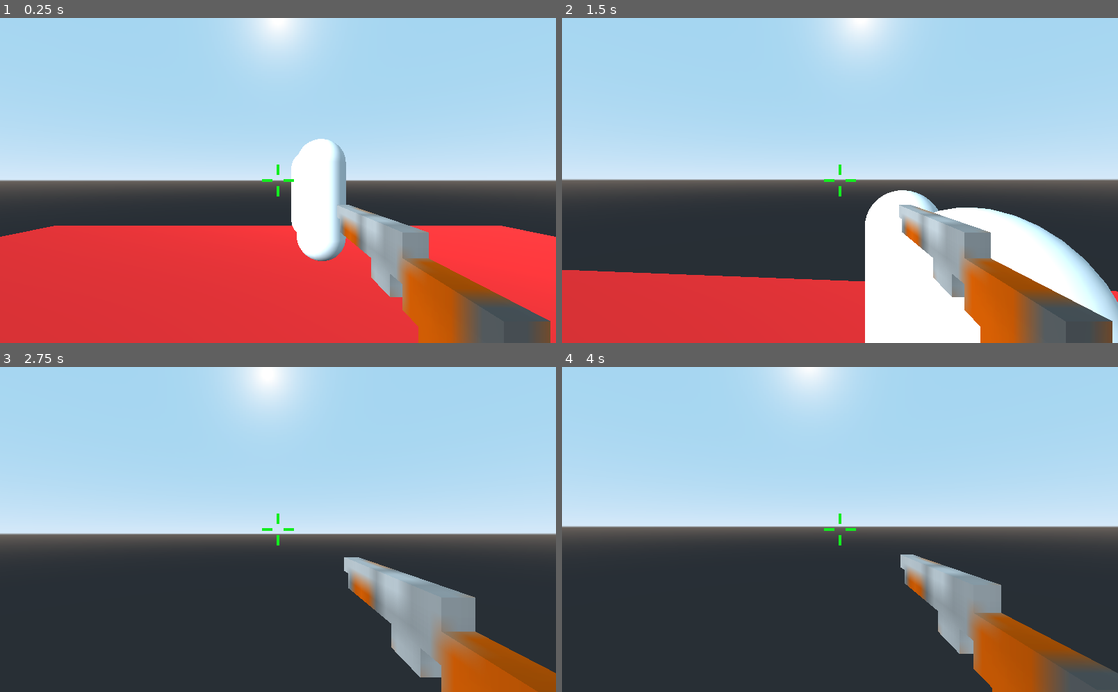
Above: before the commit, frames 1-4 (two rows, left to right).
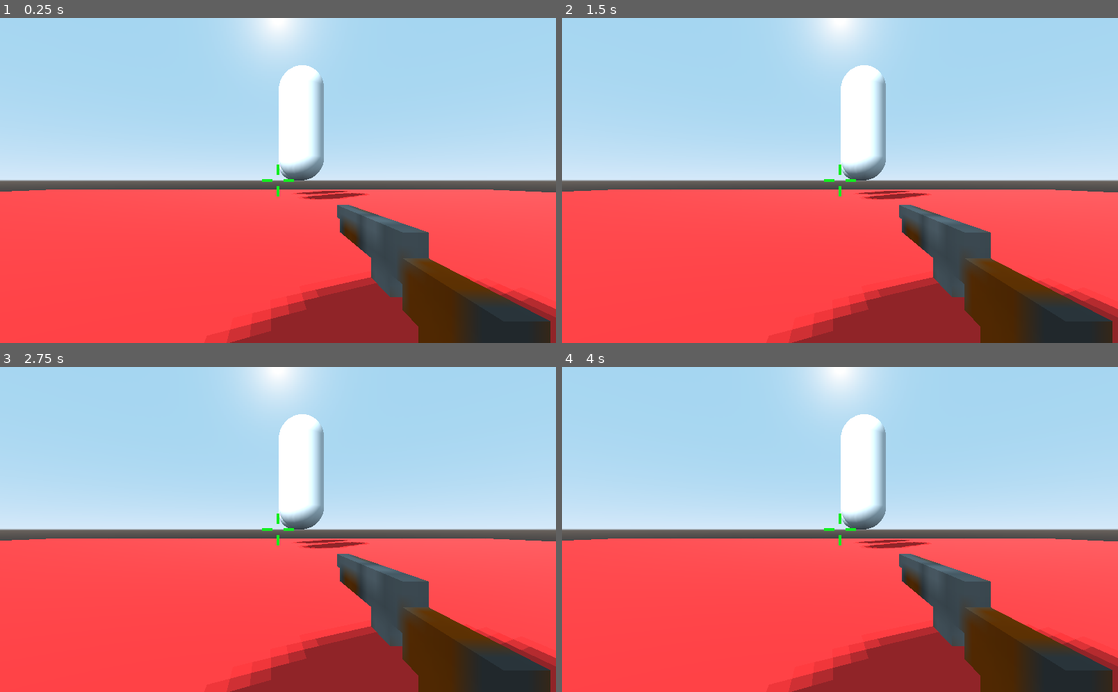
Above: after the commit, the same moments.

Repository: Joakimt04/Mannen-Offensive
Game: Godot game, scene res://Scenes/other/World.tscn
The game is run twice, just before and just after one commit, with the same random seed, the same clock (stepped at 60 frames per second) and the same inputs. Before the commit the project starts from res://Scenes/World.tscn.
Inputs (mouse positions are in pixels of both pictures, inside the frame that each line leads up to):
- Up to frame 1 (0.25 s): no input
- Up to frame 2 (1.5 s): tap Enter at 0.5 s; move the mouse to (867, 180) at 0.52 s; press the mouse at (867, 180) at 0.53 s; hold W (move_forward) from 0.53 s (still down); tap Space (jump) at 0.77, 0.8, 1.07, 1.35 s; move the mouse to (812, 180) at 1.27 s; release the mouse at (812, 180) at 1.28 s
- Up to frame 3 (2.75 s): keep holding W (move_forward); tap Space (jump) at 1.52, 1.82, 2.3 s; click (250, 529) at 1.55 s; move the mouse to (289, 523) at 2.02 s; press the mouse at (289, 523) at 2.03 s
- Up to frame 4 (4 s): keep holding W (move_forward); tap Space (jump) at 2.75, 3.02, 3.32, 3.6, 3.77 s; move the mouse to (834, 536) at 2.77 s; release the mouse at (834, 536) at 2.78 s; click (834, 536) at 2.85 s; tap Enter at 3.5 s; move the mouse to (878, 532) at 3.52 s

The runs differ from the first frame. In frame 1, 41% of the frame differs, in the area x 0-100%, y 14-100%; in frame 2, 50%; in frame 3, 51%; in frame 4, 52%, in the area x 0-100%, y 0-100%.

Commit message:
multiplayer test

Diff:
--- /dev/null
+++ b/Scenes/Testing/NetworkSetup.gd
@@ -0,0 +1,26 @@
+extends Control
+
+func _ready():
+	GlobalSettings.connect("toggle_network_setup", self, "_toggle_network_setup")
+
+func _on_IpAdress_text_changed(new_text):
+	Network.ip_adress = new_text
+
+
+func _on_Host_pressed():
+	Network.create_server()
+	hide()
+
+	#creates player instance for host, do not use when creating dedicated server in future
+	GlobalSettings.emit_signal("instance_player", get_tree().get_network_unique_id())
+
+
+func _on_Join_pressed():
+	Network.Join_server()
+	hide()
+
+	#creates player instance for joining player
+	GlobalSettings.emit_signal("instance_player", get_tree().get_network_unique_id())
+
+func _toggle_network_setup(visible_toggle):
+	visible = visible_toggle
--- /dev/null
+++ b/Scenes/Testing/map.gd
@@ -0,0 +1,31 @@
+extends Spatial
+
+var player = preload("res://prefabs/Player.tscn")
+
+func _ready():
+	get_tree().connect("network_peer_connected", self, "_player_connected")
+	get_tree().connect("network_peer_disconnected", self, "_player_disconnected")
+
+	GlobalSettings.connect("instance_player", self, "_instance_player")
+
+	if get_tree().network_peer != null:
+		GlobalSettings.emit_signal("toggle_network_setup", false)
+
+func _instance_player(id):
+	var player_instance = player.instance()
+	player_instance.set_network_master(id)
+	player_instance.name = str(id)
+
+	add_child(player_instance)
+	player_instance.global_transform.origin = Vector3(0, 15, 0)
+
+func _player_connected(id):
+	print("Player " + str(id) + " has connected")
+
+	_instance_player(id)
+
+func _player_disconnected(id):
+	print("Player " + str(id) + " has disconnected")
+
+	if has_node(str(id)):
+		get_node(str(id)).queue_free()
--- /dev/null
+++ b/Scenes/Testing/networkingtest.tscn
@@ -0,0 +1,81 @@
+[gd_scene load_steps=7 format=2]
+
+[ext_resource path="res://Scenes/Testing/map.gd" type="Script" id=1]
+[ext_resource path="res://prefabs/Enemy.tscn" type="PackedScene" id=2]
+[ext_resource path="res://Scenes/Testing/NetworkSetup.gd" type="Script" id=3]
+
+[sub_resource type="CubeMesh" id=1]
+
+[sub_resource type="SpatialMaterial" id=2]
+albedo_color = Color( 0.886275, 0.160784, 0.160784, 1 )
+
+[sub_resource type="ConcavePolygonShape" id=3]
+data = PoolVector3Array( -1, 1, 1, 1, 1, 1, -1, -1, 1, 1, 1, 1, 1, -1, 1, -1, -1, 1, 1, 1, -1, -1, 1, -1, 1, -1, -1, -1, 1, -1, -1, -1, -1, 1, -1, -1, 1, 1, 1, 1, 1, -1, 1, -1, 1, 1, 1, -1, 1, -1, -1, 1, -1, 1, -1, 1, -1, -1, 1, 1, -1, -1, -1, -1, 1, 1, -1, -1, 1, -1, -1, -1, 1, 1, 1, -1, 1, 1, 1, 1, -1, -1, 1, 1, -1, 1, -1, 1, 1, -1, -1, -1, 1, 1, -1, 1, -1, -1, -1, 1, -1, 1, 1, -1, -1, -1, -1, -1 )
+
+[node name="Map" type="Spatial"]
+script = ExtResource( 1 )
+
+[node name="NetworkSetup" type="Control" parent="."]
+anchor_left = 0.5
+anchor_top = 0.5
+anchor_right = 0.5
+anchor_bottom = 0.5
+margin_left = -514.0
+margin_top = -245.0
+margin_right = 514.0
+margin_bottom = 245.0
+script = ExtResource( 3 )
+
+[node name="VBoxContainer" type="VBoxContainer" parent="NetworkSetup"]
+anchor_left = 0.5
+anchor_top = 0.5
+anchor_right = 0.5
+anchor_bottom = 0.5
+margin_left = -180.0
+margin_top = -76.0
+margin_right = 180.0
+margin_bottom = 76.0
+
+[node name="IpAdress" type="LineEdit" parent="NetworkSetup/VBoxContainer"]
+margin_right = 360.0
+margin_bottom = 24.0
+align = 1
+placeholder_text = "IP Adress"
+
+[node name="Host" type="Button" parent="NetworkSetup/VBoxContainer"]
+margin_top = 28.0
+margin_right = 360.0
+margin_bottom = 88.0
+rect_min_size = Vector2( 0, 60 )
+text = "Host"
+
+[node name="Join" type="Button" parent="NetworkSetup/VBoxContainer"]
+margin_top = 92.0
+margin_right = 360.0
+margin_bottom = 152.0
+rect_min_size = Vector2( 0, 60 )
+text = "Join"
+
+[node name="DirectionalLight" type="DirectionalLight" parent="."]
+transform = Transform( -0.505278, 0.811459, -0.293648, 0.0566778, 0.370752, 0.927001, 0.861094, 0.45175, -0.233325, -6.01714, 5.38947, 6.84945 )
+shadow_enabled = true
+
+[node name="world" type="MeshInstance" parent="."]
+transform = Transform( -20, 0, 0, 0, -0.565, 0, 0, 0, -21.302, 0, 0, 0 )
+mesh = SubResource( 1 )
+material/0 = SubResource( 2 )
+
+[node name="StaticBody" type="StaticBody" parent="world"]
+
+[node name="CollisionShape" type="CollisionShape" parent="world/StaticBody"]
+shape = SubResource( 3 )
+
+[node name="Enemy" parent="." instance=ExtResource( 2 )]
+transform = Transform( 1, 0, 0, 0, 1, 0, 0, 0, 1, 1.77322, 3.81074, -9.63128 )
+
+[node name="Enemy2" parent="." instance=ExtResource( 2 )]
+transform = Transform( 1, 0, 0, 0, 1, 0, 0, 0, 1, 1.77322, 3.81074, -13.4721 )
+
+[connection signal="text_changed" from="NetworkSetup/VBoxContainer/IpAdress" to="NetworkSetup" method="_on_IpAdress_text_changed"]
+[connection signal="pressed" from="NetworkSetup/VBoxContainer/Host" to="NetworkSetup" method="_on_Host_pressed"]
+[connection signal="pressed" from="NetworkSetup/VBoxContainer/Join" to="NetworkSetup" method="_on_Join_pressed"]
--- a/Scenes/BulletDecal.tscn
+++ b/Scenes/other/BulletDecal.tscn
@@ -1,6 +1,6 @@
 [gd_scene load_steps=4 format=2]
 
-[ext_resource path="res://Scripts/BulletDecal.gd" type="Script" id=1]
+[ext_resource path="res://Scripts/Player/BulletDecal.gd" type="Script" id=1]
 
 [sub_resource type="QuadMesh" id=1]
 
--- a/Scenes/World.tscn
+++ b/Scenes/other/World.tscn
@@ -1,7 +1,7 @@
 [gd_scene load_steps=6 format=2]
 
-[ext_resource path="res://Scenes/Player.tscn" type="PackedScene" id=1]
-[ext_resource path="res://Scenes/Enemy.tscn" type="PackedScene" id=2]
+[ext_resource path="res://prefabs/Player.tscn" type="PackedScene" id=1]
+[ext_resource path="res://prefabs/Enemy.tscn" type="PackedScene" id=2]
 
 [sub_resource type="CubeMesh" id=1]
 
@@ -14,7 +14,8 @@
 [node name="World" type="Spatial"]
 
 [node name="DirectionalLight" type="DirectionalLight" parent="."]
-transform = Transform( 0.55262, 0.319705, -0.769675, -0.154372, 0.946784, 0.282434, 0.819012, -0.0372624, 0.572566, -6.01714, 5.38947, 6.84945 )
+transform = Transform( 0.365974, 0.802473, -0.471274, -0.441908, 0.595524, 0.670872, 0.819012, -0.0372624, 0.572565, -6.01714, 9.34472, 7.2345 )
+shadow_enabled = true
 
 [node name="MeshInstance" type="MeshInstance" parent="."]
 transform = Transform( 20.4678, 0, 0, 0, -0.564829, 0, 0, 0, 21.3022, 0, -0.116587, 0 )
--- a/Scripts/GlobalSettings.gd
+++ b/Scripts/GlobalSettings.gd
@@ -3,3 +3,13 @@
 var mouse_sensitivity = 0.1
 var music_enabled : bool
 var music_volume : float
+
+#networking
+signal instance_player(id)
+signal toggle_network_setup(toggle)
+
+#quits game when esc is pressed
+func _input(event):
+	if event is InputEventKey:
+		if event.scancode == KEY_ESCAPE:
+			get_tree().quit()
--- /dev/null
+++ b/Scripts/Networking/network.gd
@@ -0,0 +1,50 @@
+extends Node
+
+const DEFAULT_PORT = 42025
+const MAX_CLIENTS = 12
+
+var server = null
+var client = null
+
+var ip_adress = "127.0.0.1"
+
+func _ready():
+	get_tree().connect("connected_to_server", self, "_connected_to_server")
+	get_tree().connect("server_disconnected", self, "_server_disconnected")
+	get_tree().connect("connection_failed", self, "_connection_failed")
+	get_tree().connect("network_peer_connected", self, "_player_connected")
+
+func create_server():
+	print("Creating server")
+
+	server = NetworkedMultiplayerENet.new()
+	server.create_server(DEFAULT_PORT, MAX_CLIENTS)
+	get_tree().set_network_peer(server)
+
+func Join_server():
+	print("Joining Server")
+
+	client = NetworkedMultiplayerENet.new()
+	client.create_client(ip_adress, DEFAULT_PORT)
+	get_tree().set_network_peer(client)
+
+func _connected_to_server():
+	print("Sucessfully connected to the server")
+
+func _server_disconnected():
+	print("Disconnected from the server")
+
+	reset_network_connection()
+
+func _connection_failed():
+	print("Connecting to server failed")
+
+	reset_network_connection()
+
+func _player_connected(id):
+	print("Player connected " + str(id))
+
+func reset_network_connection():
+	#makes sure we have a network peer before we reset connection
+	if get_tree().has_network_peer():
+		get_tree().network_peer = null
--- a/Scripts/Player.gd
+++ /dev/null
@@ -1,89 +0,0 @@
-extends KinematicBody
-
-var damage = 10
-
-var speed = 10
-var h_acceleration = 6
-var air_acceleration = 1
-var normal_acceleration = 6
-var gravity = 20
-var jump = 10
-var full_contact = false
-
-var mouse_sensitivity = 0.1
-
-var direction = Vector3()
-var h_velocity = Vector3()
-var movement = Vector3()
-var gravity_vec = Vector3()
-
-onready var head = $Head
-onready var ground_check = $GroundCheck
-onready var anim_player = $AnimationPlayer
-onready var camera = $Head/Camera
-onready var raycast = $Head/Camera/RayCast
-
-func _ready():
-	Input.set_mouse_mode(Input.MOUSE_MODE_CAPTURED)
-
-
-func _input(event):
-	if event is InputEventMouseMotion:
-		rotate_y(deg2rad(-event.relative.x * mouse_sensitivity)) #Tar det musen har rört på sig uppåt och multiplicerar med sensitivityn
-		head.rotate_x(deg2rad(-event.relative.y * mouse_sensitivity))
-		head.rotation.x = clamp(head.rotation.x, deg2rad(-89), deg2rad (89)) #Gör så att man inte kan kolla ett helt varv runt
-
-func fire():
-	if Input.is_action_pressed("fire"):
-		if not anim_player.is_playing():
-			if raycast.is_colliding(): #Kollar om personen kollar på något
-				var target = raycast.get_collider()
-				if target.is_in_group("Enemy"): #Kollar om man kollar på en fiende
-					target.health -= damage
-		anim_player.play("AssaultFire")
-	else:
-		anim_player.stop()
-
-func _physics_process(delta):
-
-	fire()
-
-	if Input.is_action_just_pressed("ui_cancel"): #Ifall man klickar esc så syns musen igen
-		Input.set_mouse_mode(Input.MOUSE_MODE_VISIBLE)
-
-	direction = Vector3()
-
-	if ground_check.is_colliding():
-		full_contact = true
-	else:
-		full_contact = false
-
-	if not is_on_floor():
-		gravity_vec += Vector3.DOWN * gravity * delta
-		h_acceleration = air_acceleration
-	elif is_on_floor() and full_contact:
-		gravity_vec = -get_floor_normal() * gravity
-		h_acceleration = normal_acceleration
-	else:
-		gravity_vec = -get_floor_normal()
-		h_acceleration = normal_acceleration
-
-	if Input.is_action_just_pressed("jump") and (is_on_floor() or ground_check.is_colliding()):
-		gravity_vec = Vector3.UP * jump
-
-	if Input.is_action_pressed("move_forward"):
-		direction -= transform.basis.z
-	elif Input.is_action_pressed("move_backward"):
-		direction += transform.basis.z
-	if Input.is_action_pressed("move_left"):
-		direction -= transform.basis.x
-	elif Input.is_action_pressed("move_right"):
-		direction += transform.basis.x
-
-	direction = direction.normalized()
-	h_velocity = h_velocity.linear_interpolate(direction * speed, h_acceleration * delta)
-	movement.z = h_velocity.z + gravity_vec.z
-	movement.x = h_velocity.x + gravity_vec.x
-	movement.y = gravity_vec.y
-
-	move_and_slide(movement,  Vector3.UP)
--- /dev/null
+++ b/Scripts/Player/Player.gd
@@ -0,0 +1,123 @@
+extends KinematicBody
+
+var damage = 10
+
+var speed = 10
+var h_acceleration = 6
+var air_acceleration = 1
+var normal_acceleration = 6
+var gravity = 20
+var jump = 10
+var full_contact = false
+
+var mouse_sensitivity = 0.1
+
+var direction = Vector3()
+var h_velocity = Vector3()
+var movement = Vector3()
+var gravity_vec = Vector3()
+
+var puppet_position = Vector3()
+var puppet_velocity = Vector3()
+var puppet_rotation = Vector2()
+
+onready var head = $Head
+onready var ground_check = $GroundCheck
+onready var anim_player = $AnimationPlayer
+onready var camera = $Head/Camera
+onready var raycast = $Head/Camera/RayCast
+onready var network_tick_rate = $NetworkTickRate
+onready var movementTween = $MovementTween
+
+func _ready():
+	Input.set_mouse_mode(Input.MOUSE_MODE_CAPTURED)
+
+	#networking
+	camera.current = is_network_master()
+
+
+func _input(event):
+	if is_network_master(): #Checks for local client
+		if event is InputEventMouseMotion:
+			rotate_y(deg2rad(-event.relative.x * mouse_sensitivity)) #Tar det musen har rört på sig uppåt och multiplicerar med sensitivityn
+			head.rotate_x(deg2rad(-event.relative.y * mouse_sensitivity))
+			head.rotation.x = clamp(head.rotation.x, deg2rad(-89), deg2rad (89)) #Gör så att man inte kan kolla ett helt varv runt
+func fire():
+	#Local client is already checked in physics process
+		if Input.is_action_pressed("fire"):
+			if not anim_player.is_playing():
+				if raycast.is_colliding(): #Kollar om personen kollar på något
+					var target = raycast.get_collider()
+					if target.is_in_group("Enemy"): #Kollar om man kollar på en fiende
+						target.health -= damage
+			anim_player.play("AssaultFire")
+		else:
+			anim_player.stop()
+
+func _physics_process(delta):
+	#Gravirt should be applied to all things, no matter if you controll it or not
+	if not is_on_floor():
+		gravity_vec += Vector3.DOWN * gravity * delta
+		h_acceleration = air_acceleration
+
+	if is_network_master():
+		fire()
+		if Input.is_action_just_pressed("ui_cancel"): #Ifall man klickar esc så syns musen igen
+			Input.set_mouse_mode(Input.MOUSE_MODE_VISIBLE)
+		direction = Vector3()
+		if ground_check.is_colliding():
+			full_contact = true
+		else:
+			full_contact = false
+		if is_on_floor() and full_contact:
+			gravity_vec = -get_floor_normal() * gravity
+			h_acceleration = normal_acceleration
+		else:
+			gravity_vec = -get_floor_normal()
+			h_acceleration = normal_acceleration
+
+		if Input.is_action_just_pressed("jump") and (is_on_floor() or ground_check.is_colliding()):
+			gravity_vec = Vector3.UP * jump
+		if Input.is_action_pressed("move_forward"):
+			direction -= transform.basis.z
+		elif Input.is_action_pressed("move_backward"):
+			direction += transform.basis.z
+		if Input.is_action_pressed("move_left"):
+			direction -= transform.basis.x
+		elif Input.is_action_pressed("move_right"):
+			direction += transform.basis.x
+
+		direction = direction.normalized()
+		h_velocity = h_velocity.linear_interpolate(direction * speed, h_acceleration * delta)
+		movement.z = h_velocity.z + gravity_vec.z
+		movement.x = h_velocity.x + gravity_vec.x
+		movement.y = gravity_vec.y
+	else:
+		global_transform.origin = puppet_position
+
+		h_velocity.x = puppet_velocity.x
+		h_velocity.z = puppet_velocity.z
+
+		rotation.y = puppet_rotation.y
+		head.rotation.x = puppet_rotation.x
+
+	if !movementTween.is_active():
+		move_and_slide(movement,  Vector3.UP)
+
+#Sync movement for other players, puppets
+puppet func update_state(p_position, p_velocity, p_rotation):
+	puppet_position = p_position
+	puppet_velocity = p_velocity
+	puppet_rotation = p_rotation
+
+	##????? move from old position to new position at speed 0f 0.1 seconds ????
+	#Movement tween smoothes out movement hiding network lag (it exists but you wont notice, so does it really exist?)
+	movementTween.interpolate_property(self, "global_transform", global_transform, Transform(global_transform.basis, p_position), 0.1)
+	movementTween.start()
+
+func _on_NetworkTickRate_timeout():
+	if is_network_master():
+		#sends packet, packet loss is fine
+		rpc_unreliable("update_state", global_transform.origin, h_velocity, Vector2(head.rotation.x, rotation.y))
+	else:
+		network_tick_rate.stop()
--- a/Scenes/Enemy.tscn
+++ b/prefabs/Enemy.tscn
@@ -1,6 +1,6 @@
 [gd_scene load_steps=4 format=2]
 
-[ext_resource path="res://Scenes/Enemy.gd" type="Script" id=1]
+[ext_resource path="res://Scripts/Enemy.gd" type="Script" id=1]
 
 [sub_resource type="CapsuleShape" id=1]
 height = 3.0
--- a/Scenes/Player.tscn
+++ b/prefabs/Player.tscn
@@ -1,6 +1,6 @@
 [gd_scene load_steps=8 format=2]
 
-[ext_resource path="res://Scripts/Player.gd" type="Script" id=1]
+[ext_resource path="res://Scripts/Player/Player.gd" type="Script" id=1]
 [ext_resource path="res://ShotgunModel_WithTexture/Shotgun.obj" type="ArrayMesh" id=2]
 
 [sub_resource type="CapsuleMesh" id=6]
@@ -136,6 +136,12 @@
 material/4 = null
 material/5 = null
 
+[node name="NetworkTickRate" type="Timer" parent="."]
+wait_time = 0.03
+autostart = true
+
+[node name="MovementTween" type="Tween" parent="."]
+
 [node name="AnimationPlayer" type="AnimationPlayer" parent="."]
 anims/AssaultFire = SubResource( 4 )
 anims/RESET = SubResource( 5 )
@@ -144,3 +150,5 @@
 transform = Transform( 1, 0, 0, 0, 1, 0, 0, 0, 1, 0, -2, 0 )
 enabled = true
 cast_to = Vector3( 0, -1.5, 0 )
+
+[connection signal="timeout" from="NetworkTickRate" to="." method="_on_NetworkTickRate_timeout"]
--- a/project.godot
+++ b/project.godot
@@ -15,12 +15,13 @@
 [application]
 
 config/name="Mannen Offensive"
-run/main_scene="res://Scenes/World.tscn"
+run/main_scene="res://Scenes/other/World.tscn"
 config/icon="res://icon.png"
 
 [autoload]
 
 GlobalSettings="*res://Scripts/GlobalSettings.gd"
+Network="*res://Scripts/Networking/network.gd"
 
 [input]
 
Renamed: Scenes/Enemy.gd -> Scripts/Enemy.gd
Renamed: Scripts/BulletDecal.gd -> Scripts/Player/BulletDecal.gd
